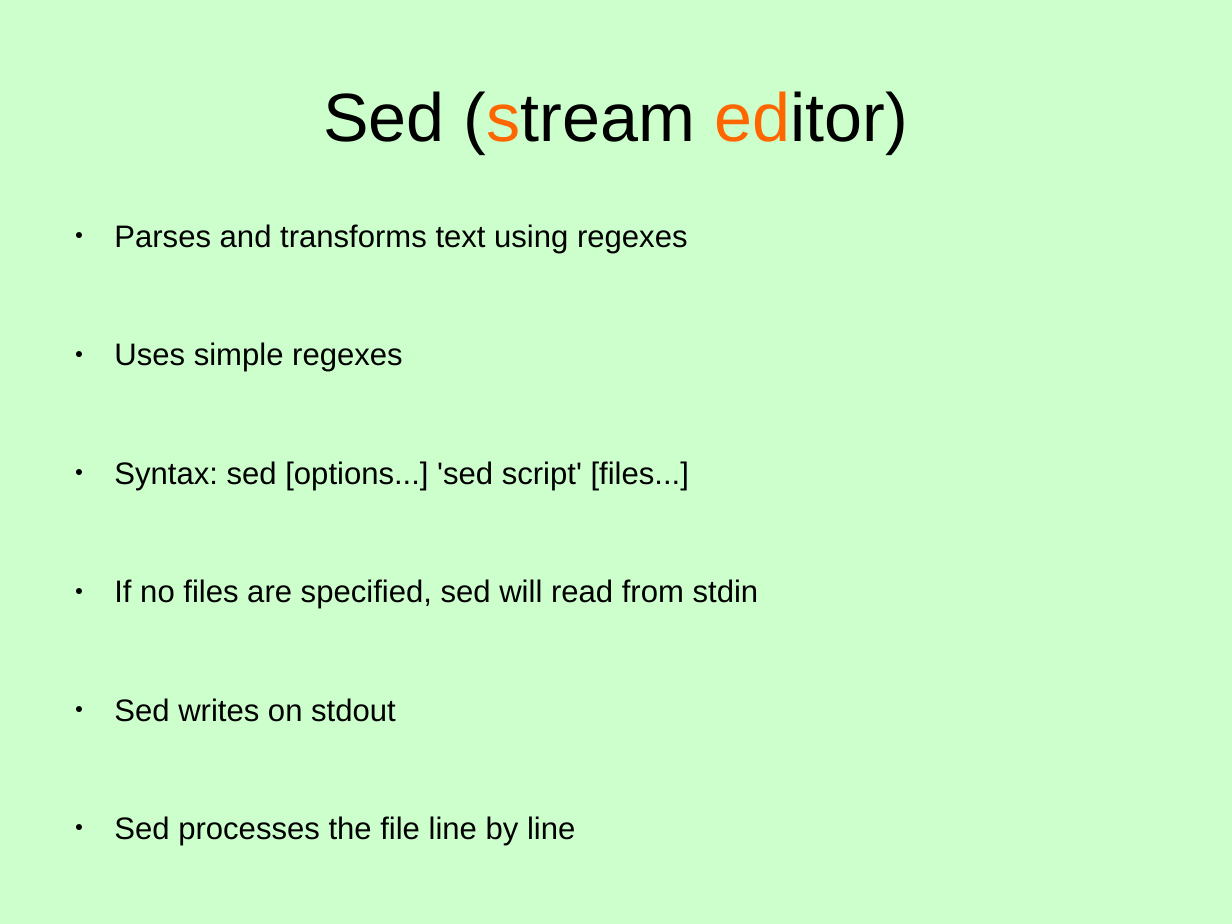
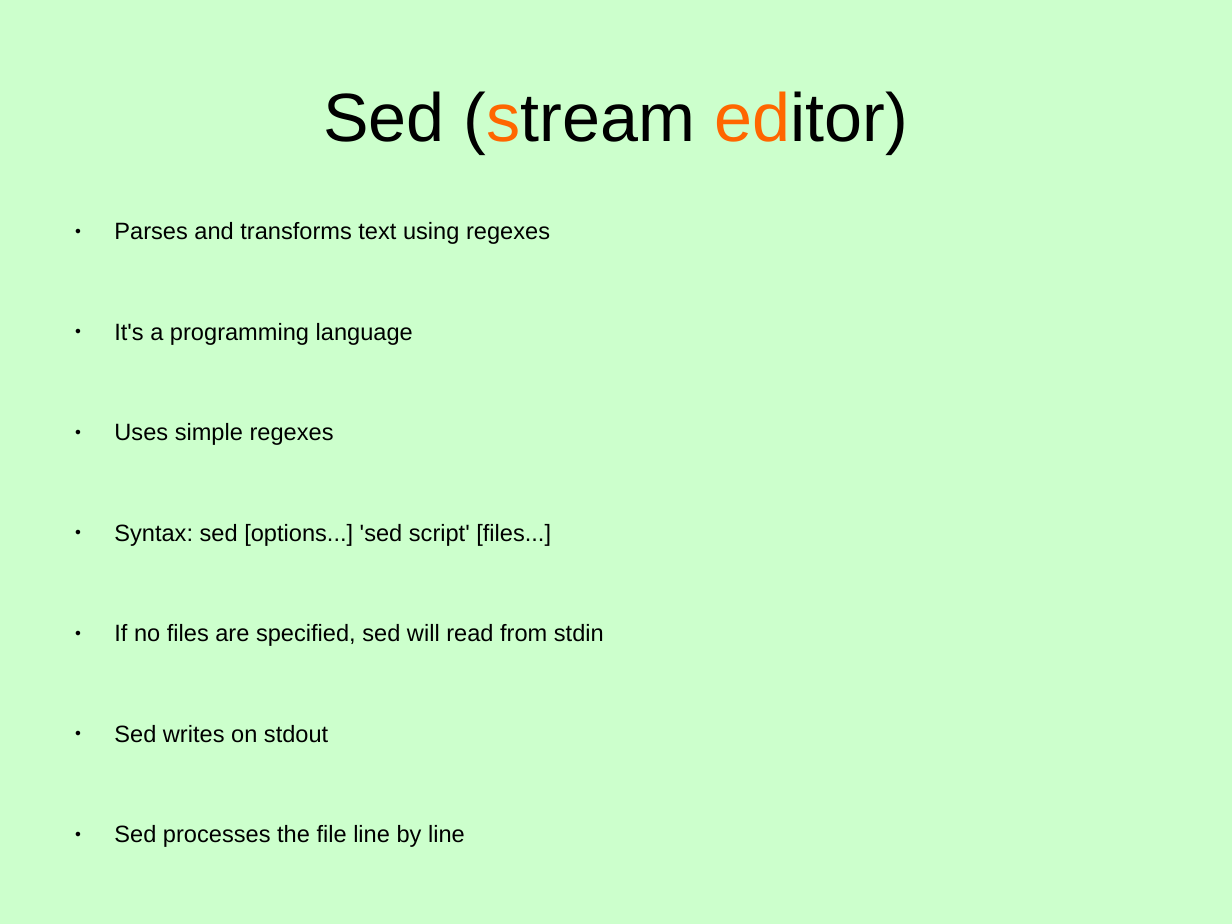
Before and after one commit to Clibre/An-introduction-to-bash, a slide deck: slide 50 of presentation/presentation.odp. Drawn at 1232x924 pixels with LibreOffice and Linux fonts; fonts in the diff are those of the drawing. Boxes give left, top, right and bottom in pixels: in the first picture for what was removed or moved away, otherwise in the second. Text is boxed around its words. In the diff, an @@ line names an element or a change of style, - is before the commit and + after.

```diff
--- a/presentation/presentation.odp
+++ b/presentation/presentation.odp
@@ text at (114, 222, 604, 847): size 20 to 15.2 pt in "Parses and transforms text using regexes", "Uses simple regexes", "Syntax: sed [options...] 'sed script' [files...]", "If no files are specified, sed will ..." and 2 more places @@
@@ text at (114, 323, 413, 345): paragraph added @@
+● It's a programming language
```
Also in this commit, not shown: 5 other slides changed, 3 other files.
